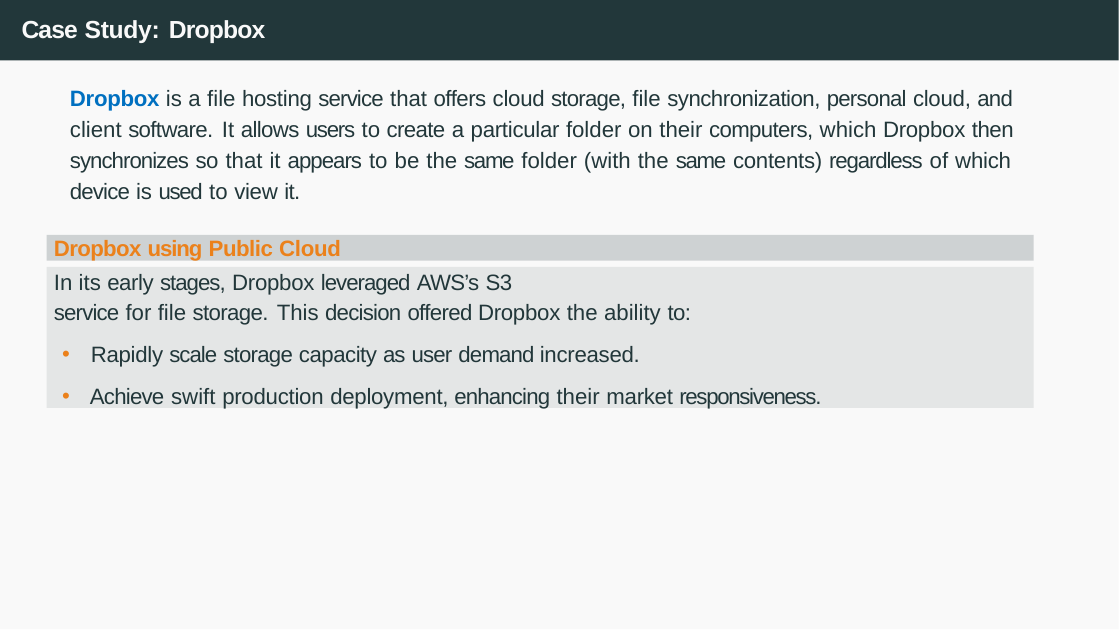
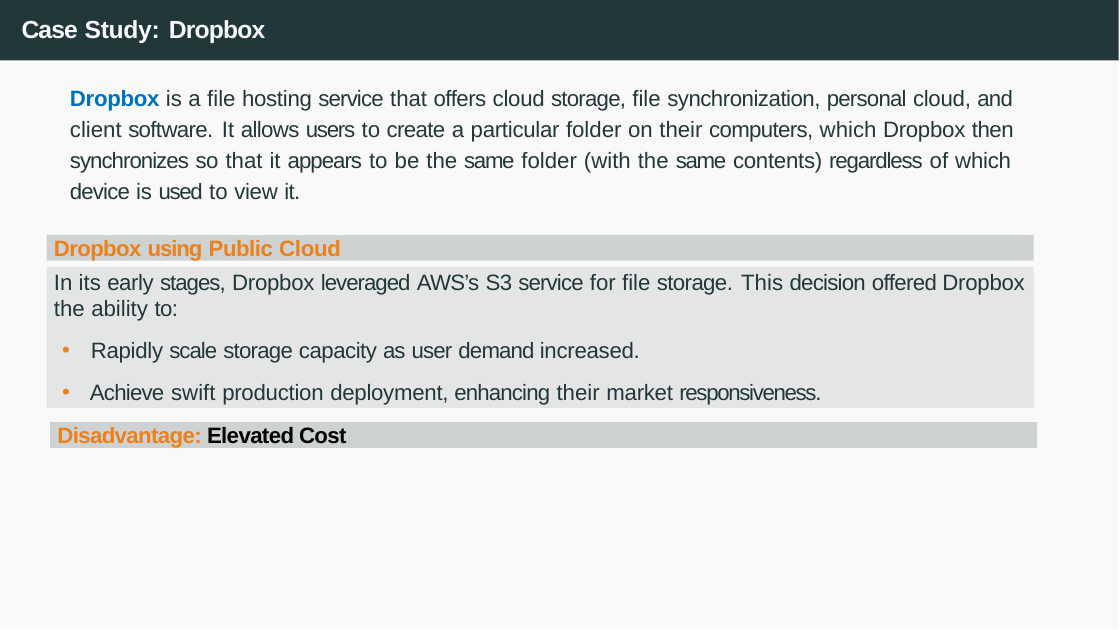
Before and after one commit to joanpaucm/HPDCB, a slide deck: slide 28 of src/slides/Session 1 and 2 - Introduction to Cloud Computing + Github Pages-2026.pptx. Drawn at 1120x630 pixels with LibreOffice and Linux fonts; fonts in the diff are those of the drawing. Boxes give left, top, right and bottom in pixels: in the first picture for what was removed or moved away, otherwise in the second. Text is boxed around its words. In the diff, an @@ line names an element or a change of style, - is before the commit and + after.

```diff
--- a/src/slides/Session 1 and 2 - Introduction to Cloud Computing + Github Pages-2026.pptx
+++ b/src/slides/Session 1 and 2 - Introduction to Cloud Computing + Github Pages-2026.pptx
@@ text in rectangle at (54, 274, 1024, 321): text changed @@
-In its early stages, Dropbox leveraged AWS’s S3
-service for file storage. This decision offered Dropbox the ability to:
+In its early stages, Dropbox leveraged AWS’s S3 service for file storage. This decision offered Dropbox the ability to:
@@ rectangle added at (50, 422, 1037, 447), fill #CED2D3, 9 pt, text #EB811B, bold @@
+Disadvantage: Elevated Cost
```
Also in this commit, not shown: 6 other slides changed, 7 other files.
